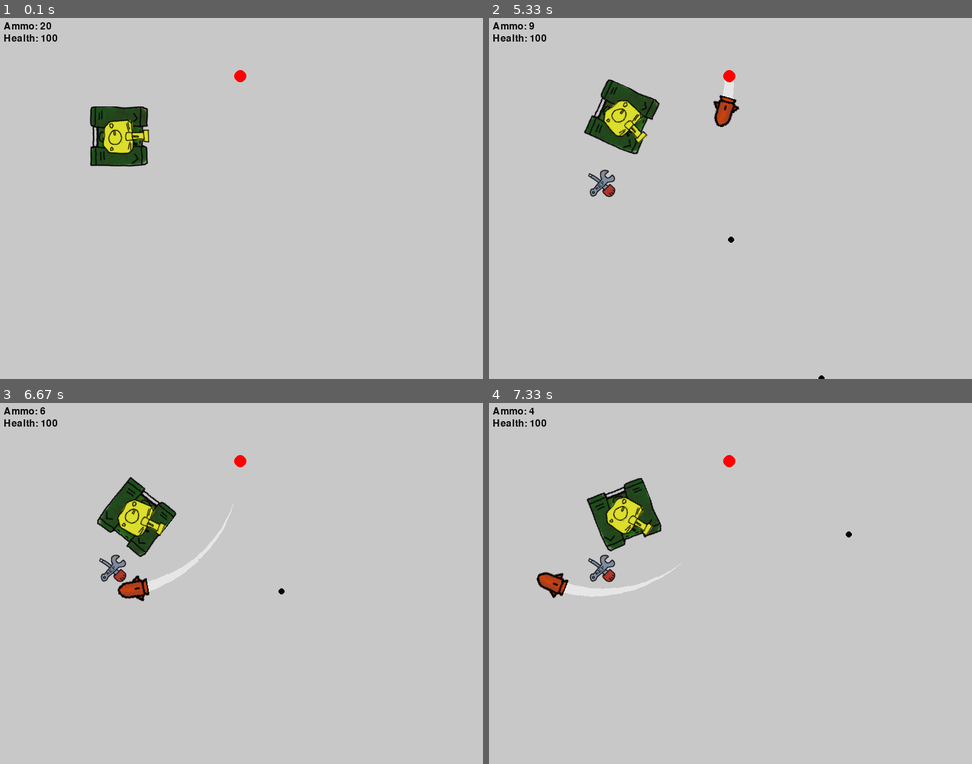
Above: before the commit, frames 1-4 (two rows, left to right).
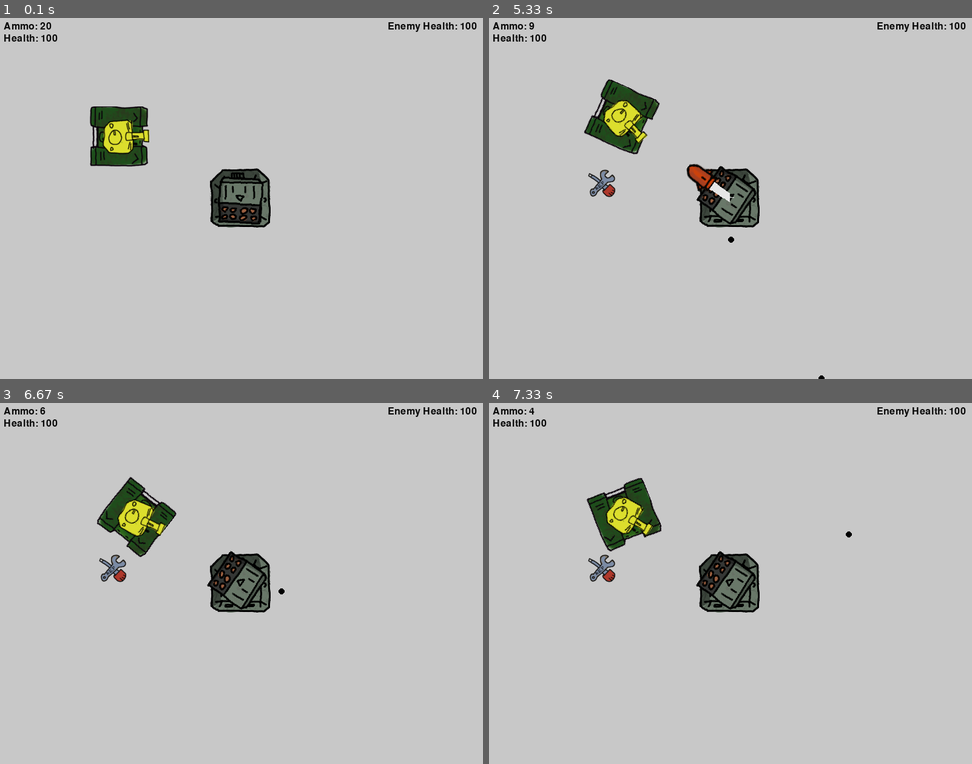
Above: after the commit, the same moments.

Repository: dimalei/pygame_sketchbook
Game: pygame game, started from gamepy_vectormath/main.py
Two runs of this game, one before a commit and one after it. Both use one fixed random seed, a clock stepped at 60 frames per second and the inputs below.
Inputs (mouse positions are in pixels of both pictures, inside the frame that each line leads up to):
- Up to frame 1 (0.1 s): no input
- Up to frame 2 (5.33 s): press the mouse at (885, 187) at 0.37 s; move the mouse to (807, 205) at 0.47 s; release the mouse at (730, 220) at 0.6 s; hold Right 0.67-1.13 s; click (575, 281) at 0.75 s; hold Up 1.17-1.47 s; click (870, 223) at 1.25 s; hold Right 1.5-1.97 s; click (914, 335) at 1.58 s; hold Left 2-2.53 s; click (687, 324) at 2.08 s; hold Down 2.57-2.87 s; click (831, 133) at 2.65 s; hold Left 2.9-3.3 s; click (609, 212) at 2.98 s; hold Up 3.33-3.7 s; click (904, 281) at 3.42 s; hold Right 3.73-4.37 s; click (769, 288) at 3.82 s; hold Down 4.4-4.77 s; click (754, 299) at 4.48 s; hold Left 4.8-5.27 s; click (687, 191) at 4.88 s; hold Right from 5.3 s (still down)
- Up to frame 3 (6.67 s): click (236, 587) at 5.38 s; release Right at 5.77 s; hold Up 5.8-6.1 s; click (154, 565) at 5.88 s; hold Right 6.13-6.6 s; click (309, 605) at 6.22 s; hold Left from 6.63 s (still down)
- Up to frame 4 (7.33 s): click (812, 532) at 6.72 s; release Left at 7.17 s; hold Down from 7.2 s (still down); click (875, 684) at 7.28 s

The runs differ from the first frame. In frame 1, 2.2% of the frame differs, in the area x 43-99%, y 1-59%; in frame 2, 2.8%; in frame 3, 2.8%; in frame 4, 2.9%, in the area x 9-99%, y 1-59%.

Commit message:
enemy has appearance now

Diff:
--- /dev/null
+++ b/gamepy_vectormath/enemies.py
@@ -0,0 +1,82 @@
+import pygame
+from projectiles import Rocket, ProjectileCollection
+import math
+
+
+class RocketPod:
+    """The enemy of the game"""
+
+    def __init__(self, pos: pygame.math.Vector2, collection: ProjectileCollection, target: object) -> None:
+        self.pos = pos
+        self.base = pygame.image.load("rocket_pod_base.png")
+        self.tower = pygame.image.load("rocket_pod_tower.png")
+        self.heading = pygame.math.Vector2(0, 1)
+        self.timer = 0
+        self.collection = collection
+        self.target = target
+        self.health = 100
+        self.agility = 0.5
+        self.hitbox = pygame.Rect(0, 0, 100, 100)
+        self.hitbox.center = self.pos
+
+    def update(self):
+        """launches rockets every X seconds and turns itself into the players direction"""
+
+        self.timer += 1
+        if self.timer > 300:
+            self.launch_rocket()
+            self.timer = 0
+
+        target_direction = self.target.pos - self.pos
+        angle_CCW = self.angle_between_vectors(
+            self.heading, target_direction)
+
+        # steer rocket
+        if angle_CCW > 2:
+            self.heading = self.heading.rotate(self.agility)
+        if angle_CCW < -2:
+            self.heading = self.heading.rotate(-self.agility)
+
+    def launch_rocket(self):
+        self.collection.alive_projectiles.append(
+            Rocket(self.pos, self.heading, self.target))
+
+    def angle_between_vectors(self, v1, v2):
+        """returns the angle in between v1 and v2 from 180° to -180°"""
+
+        dot_product = v1[0] * v2[0] + v1[1] * v2[1]
+        magnitude_v1 = math.sqrt(v1[0]**2 + v1[1]**2)
+        magnitude_v2 = math.sqrt(v2[0]**2 + v2[1]**2)
+        cos_theta = dot_product / (magnitude_v1 * magnitude_v2)
+
+        if cos_theta > 1:
+            cos_theta = 1
+        elif cos_theta < -1:
+            cos_theta = -1
+
+        angle_radians = math.acos(cos_theta)
+        angle_degrees = math.degrees(angle_radians)
+
+        # Determine the sign of the angle using the cross product
+        cross_product = v1[0] * v2[1] - v1[1] * v2[0]
+        if cross_product < 0:
+            angle_degrees = -angle_degrees
+
+        return angle_degrees
+
+    def draw(self, window: pygame.Surface):
+        offset_b = pygame.math.Vector2(self.base.get_rect().center)
+        window.blit(self.base, self.pos - offset_b)
+
+        direction_tower = pygame.math.Vector2(0, -1).angle_to(self.heading)
+        tower = pygame.transform.rotate(self.tower, - direction_tower),
+        offset_t = pygame.math.Vector2(tower[0].get_rect().center)
+        window.blit(tower[0], self.pos - offset_t)
+
+    def draw_ui(self, window: pygame.Surface):
+        font = pygame.font.Font(None, 24)
+        health_str = f"Enemy Health: {self.health}"
+        health = font.render(health_str, True,  (10, 10, 10))
+        x_offset = pygame.display.get_surface().get_size()[
+            0] - health.get_rect()[2] - 10
+        window.blit(health, (x_offset, 10))
--- a/gamepy_vectormath/items.py
+++ b/gamepy_vectormath/items.py
@@ -1,10 +1,9 @@
 import pygame
 from random import randint
 
-## to do
-# hearts, speed power ups
 
 class Item:
+    """Baseclass for all items"""
     def __init__(self, pos: pygame.math.Vector2) -> None:
         self.pos = pos
         self.size = 50
@@ -39,6 +38,7 @@
         self.type = "boost"
 
 class ItemCollection:
+    """Class that manages all items."""
     def __init__(self, max_items: int = 2) -> None:
         self.items = []
         self.destruct_items = []
--- a/gamepy_vectormath/main.py
+++ b/gamepy_vectormath/main.py
@@ -2,28 +2,7 @@
 from projectiles import Projectile, Rocket, ProjectileCollection
 from items import ItemCollection
 from tank import Tank, TankController
-
-
-class RocketPod:
-    def __init__(self, collection: ProjectileCollection, target: object) -> None:
-        self.pos = pygame.math.Vector2(400, 100)
-        self.timer = 0
-        self.collection = collection
-        self.target = target
-
-    def update(self):
-        self.timer += 1
-        if self.timer > 300:
-            self.launch_rocket()
-            self.timer = 0
-
-    def launch_rocket(self):
-        self.collection.alive_projectiles.append(
-            Rocket(self.pos, pygame.math.Vector2(0, 1), self.target))
-
-    def draw(self, window: pygame.Surface):
-        pygame.draw.circle(window, (255, 0, 0), self.pos, 10)
-
+from enemies import RocketPod
 
 class TankApp:
     def __init__(self) -> None:
@@ -32,7 +11,8 @@
         self.window = pygame.display.set_mode((800, 600))
         self.player = TankController(Tank())
         self.projectiles = ProjectileCollection()
-        self.enemy = RocketPod(self.projectiles, self.player.tank)
+        self.enemy = RocketPod(pygame.math.Vector2(
+            400, 300), self.projectiles, self.player.tank)
         self.crates = ItemCollection()
 
     def run(self):
@@ -62,11 +42,13 @@
     def render(self):
         self.window.fill((200, 200, 200))
 
+        self.enemy.draw(self.window)
         self.crates.draw(self.window)
         self.projectiles.draw(self.window)
         self.player.draw(self.window)
-        self.enemy.draw(self.window)
+
         self.player.draw_ui(self.window)
+        self.enemy.draw_ui(self.window)
 
         # pygame.draw.circle(self.window, (0, 0, 255), pygame.mouse.get_pos(), 5)
         pygame.display.flip()
--- a/gamepy_vectormath/projectiles.py
+++ b/gamepy_vectormath/projectiles.py
@@ -37,7 +37,6 @@
         super().__init__(pos, heading, vel, size)
         self.target = target
         self.agility = 0.8  # can rotate X degrees per frame
-        self.target_direction = pygame.math.Vector2(1, 0)
         self.rocket = pygame.image.load("rocket.png")
         self.smoke_trail = [self.pos.copy() for i in range(20)]
 
@@ -58,9 +57,9 @@
                     self.smoke_trail[i] = self.smoke_trail[i+1]
 
         # home target
-        self.target_direction = self.target.pos - self.pos
+        target_direction = self.target.pos - self.pos
         angle_CCW = self.angle_between_vectors(
-            self.heading, self.target_direction)
+            self.heading, target_direction)
 
         # steer rocket
         if angle_CCW > 2:
@@ -91,6 +90,7 @@
         return f"rocket flying at {self.pos} heading {self.heading}"
 
     def angle_between_vectors(self, v1, v2):
+        """returns the angle in between v1 and v2 from 180° to -180°"""
         dot_product = v1[0] * v2[0] + v1[1] * v2[1]
         magnitude_v1 = math.sqrt(v1[0]**2 + v1[1]**2)
         magnitude_v2 = math.sqrt(v2[0]**2 + v2[1]**2)
--- a/gamepy_vectormath/tank.py
+++ b/gamepy_vectormath/tank.py
@@ -144,4 +144,3 @@
         health = font.render(health_str, True,  (10, 10, 10))
         window.blit(ammo, (10, 10))
         window.blit(health, (10, 30))
-        pass
Binary file added: gamepy_vectormath/rocket_pod_base.png
Binary file added: gamepy_vectormath/rocket_pod_tower.png
Not shown, added: gamepy_vectormath/gfx_src/rocket_pod.xcf
